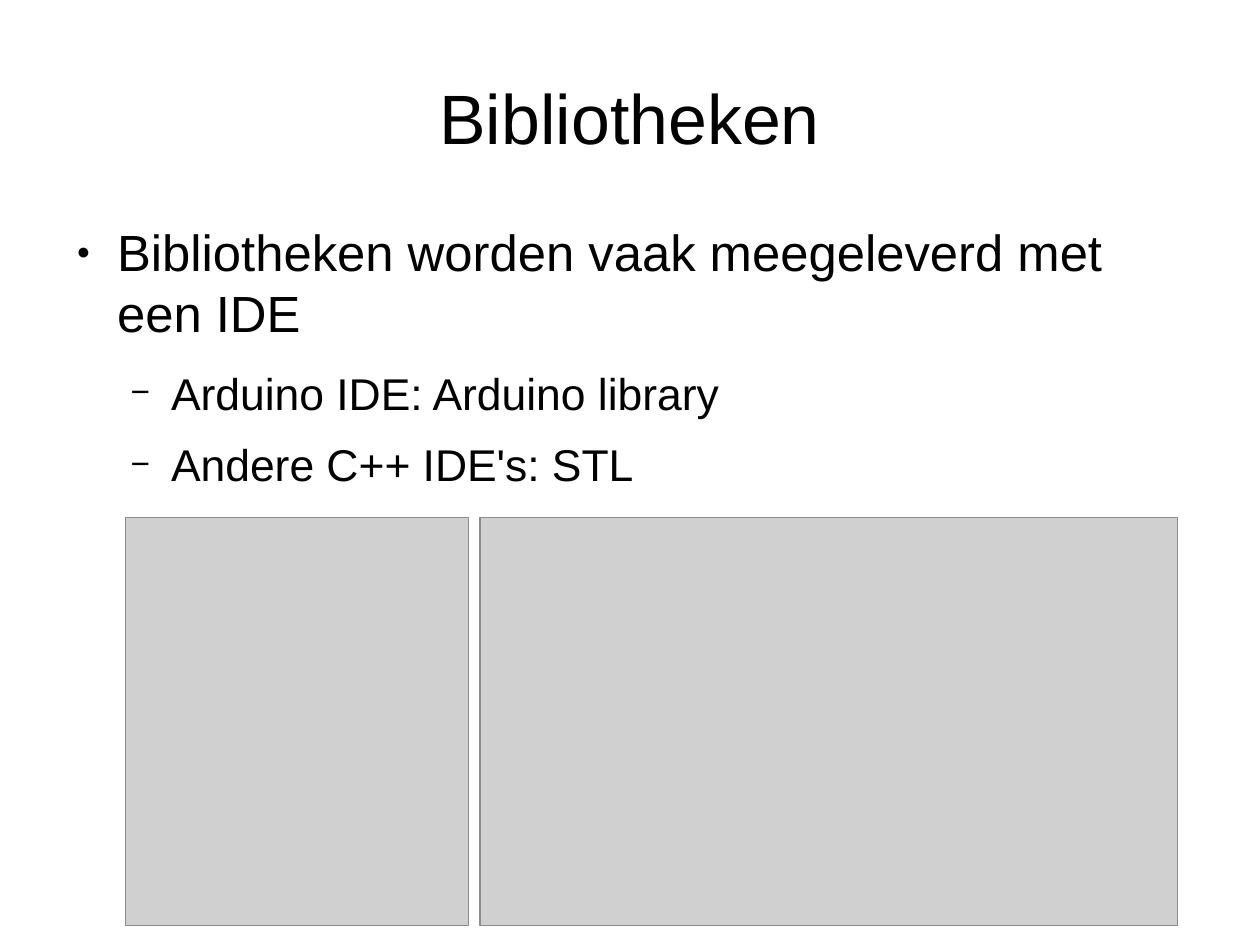
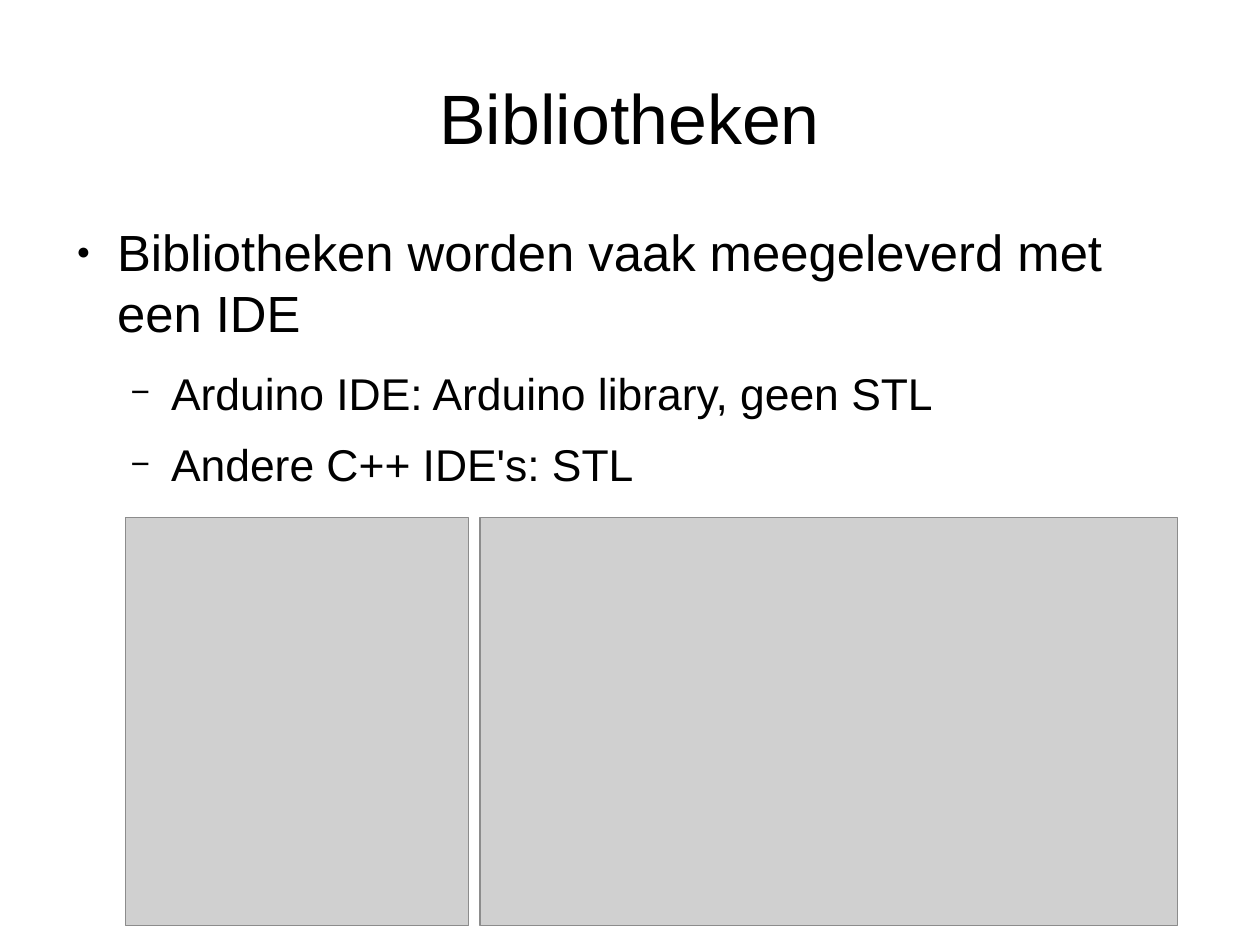
Before and after one commit to djog/arduino_cursus, a slide deck: slide 6 of Raw/ArduinoEnCpp.odp (slide 5 before the commit). Drawn at 1260x945 pixels with LibreOffice and Linux fonts; fonts in the diff are those of the drawing; grey boxes stand for pictures. Boxes give left, top, right and bottom in pixels: in the first picture for what was removed or moved away, otherwise in the second. Text is boxed around its words. In the diff, an @@ line names an element or a change of style, - is before the commit and + after.

```diff
--- a/Raw/ArduinoEnCpp.odp
+++ b/Raw/ArduinoEnCpp.odp
@@ text at [171,377,932,419]: text changed @@
-  − Arduino IDE: Arduino library
+  − Arduino IDE: Arduino library, geen STL
```
Also in this commit, not shown: 2 other slides changed, 4 slides added, 1 slide removed, 5 other files.
